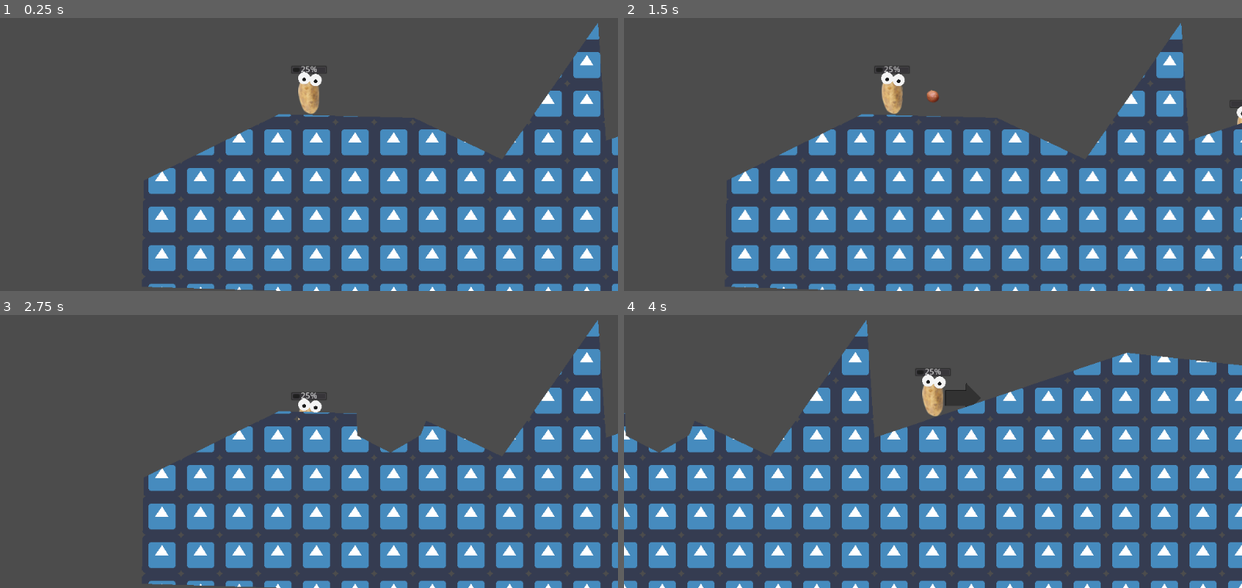
Above: before the commit, frames 1-4 (two rows, left to right).
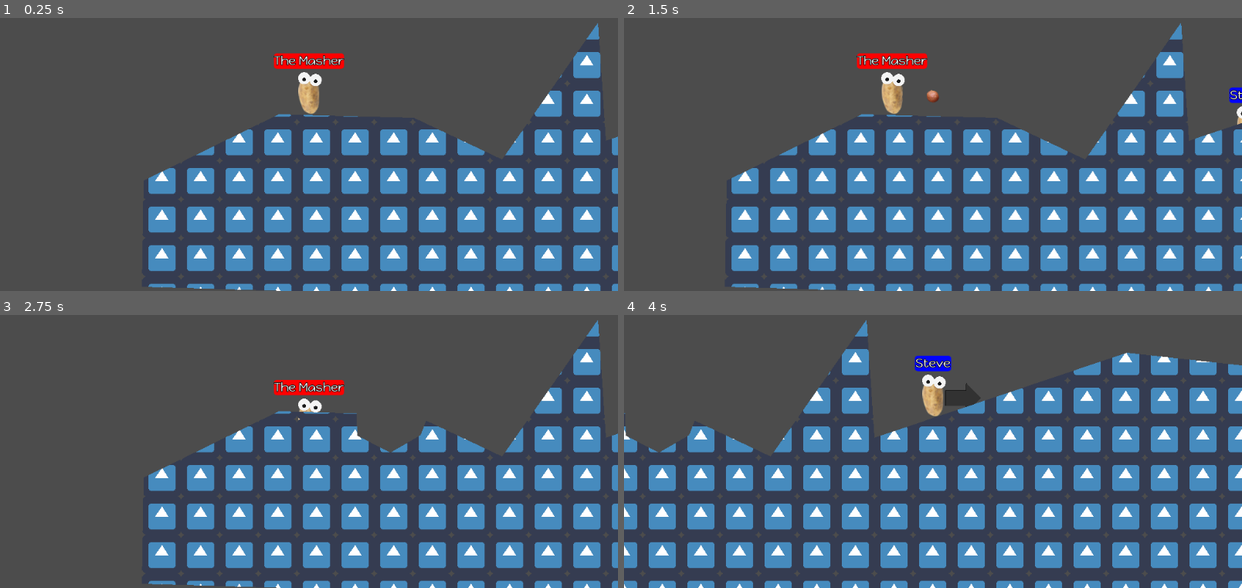
Above: after the commit, the same moments.

Repository: the-g-force/GGJ23
Game: Godot game, scene res://World/World.tscn
The game is run twice, just before and just after one commit, with the same random seed, the same clock (stepped at 60 frames per second) and the same inputs. The engine's default icon, where the game draws it, is replaced by a stand-in: a white triangle on a blue panel in a dark square.
Inputs:
- Up to frame 1 (0.25 s): no input
- Up to frame 2 (1.5 s): tap Enter at 0.5 s; tap Space at 1.25 s
- Up to frame 3 (2.75 s): no input
- Up to frame 4 (4 s): no input

The runs differ from the first frame. In frame 1, 0.7% of the frame differs, in the area x 44-56%, y 12-21%; in frame 2, 0.8%, in the area x 37-100%, y 12-33%; in frame 3, 0.7%; in frame 4, 0.4%.

Commit message:
Add potate name labels

Diff:
--- a/project/Bullet/Bullet.gd
+++ b/project/Bullet/Bullet.gd
@@ -26,7 +26,7 @@
 
 	for object in $Area2D.get_overlapping_areas():
 		if object.has_method("damage"):
-			object.damage(25)
+			object.damage()
 
 	SfxPlayer.play_explosion()
 
--- a/project/Potato/Hurtbox.gd
+++ b/project/Potato/Hurtbox.gd
@@ -1,5 +1,5 @@
 extends Area2D
 
 
-func damage(amount:int)->void:
-	get_parent().damage(amount)
+func damage()->void:
+	get_parent().damage()
--- a/project/Potato/Potato.gd
+++ b/project/Potato/Potato.gd
@@ -31,24 +31,26 @@
 var _velocity := Vector2.ZERO
 var _facing = _Facing.RIGHT
 var _elevation := 0.0
-var _health := 25 # 100
+var spud_name := "" setget _set_name
 
 ## The number of seconds the fire button has been held
 var _hold_duration := 0.0
 
 onready var _weapon_hinge := $WeaponHinge
 onready var _arrow : Sprite = $"%Arrow"
-onready var _health_bar : ProgressBar = $HealthBar
+onready var _name_label : Label = $NameLabel
 onready var _action_prefix := "p%d_" % player_index
 
 
 func _ready():
+	if player_index == 0:
+		_name_label.set("custom_styles/normal", load("res://Resources/Player1StyleBox.tres"))
+	elif player_index == 1:
+		_name_label.set("custom_styles/normal", load("res://Resources/Player2StyleBox.tres"))
 	_set_active(false)
 
 
 func _physics_process(delta:float)->void:
-	_health_bar.value = _health
-
 	_velocity.y += _GRAVITY
 
 	if active:
@@ -113,10 +115,13 @@
 	(_arrow.material as ShaderMaterial).set_shader_param("percent", percent)
 
 
-func damage(amount:int)->void:
-	_health -= amount
-	if _health<=0:
-		emit_signal("died")
+func _set_name(value:String)->void:
+	spud_name = value
+	_name_label.text = spud_name
+
+
+func damage()->void:
+	emit_signal("died")
 
 
 func bury()->void:
--- a/project/Potato/Potato.tscn
+++ b/project/Potato/Potato.tscn
@@ -1,10 +1,11 @@
-[gd_scene load_steps=10 format=2]
+[gd_scene load_steps=11 format=2]
 
 [ext_resource path="res://Potato/Potato.gd" type="Script" id=1]
 [ext_resource path="res://Potato/arrow.png" type="Texture" id=2]
 [ext_resource path="res://Potato/russet.png" type="Texture" id=3]
 [ext_resource path="res://Potato/Eye.tscn" type="PackedScene" id=4]
 [ext_resource path="res://Potato/Hurtbox.gd" type="Script" id=5]
+[ext_resource path="res://Resources/font.tres" type="DynamicFont" id=6]
 
 [sub_resource type="CapsuleShape2D" id=4]
 radius = 17.0
@@ -68,11 +69,15 @@
 position = Vector2( 50, 0 )
 texture = ExtResource( 2 )
 
-[node name="HealthBar" type="ProgressBar" parent="."]
+[node name="NameLabel" type="Label" parent="."]
 margin_left = -30.0
-margin_top = -50.0
+margin_top = -59.0
 margin_right = 30.0
-margin_bottom = -36.0
+margin_bottom = -45.0
+grow_horizontal = 2
+grow_vertical = 0
+custom_fonts/font = ExtResource( 6 )
+align = 1
 
 [node name="Sprite" type="Sprite" parent="."]
 texture = ExtResource( 3 )
--- /dev/null
+++ b/project/Resources/Player1StyleBox.tres
@@ -0,0 +1,8 @@
+[gd_resource type="StyleBoxFlat" format=2]
+
+[resource]
+bg_color = Color( 1, 0, 0, 1 )
+corner_radius_top_left = 5
+corner_radius_top_right = 5
+corner_radius_bottom_right = 5
+corner_radius_bottom_left = 5
--- /dev/null
+++ b/project/Resources/Player2StyleBox.tres
@@ -0,0 +1,8 @@
+[gd_resource type="StyleBoxFlat" format=2]
+
+[resource]
+bg_color = Color( 0, 0.0156863, 1, 1 )
+corner_radius_top_left = 5
+corner_radius_top_right = 5
+corner_radius_bottom_right = 5
+corner_radius_bottom_left = 5
--- /dev/null
+++ b/project/Resources/font.tres
@@ -0,0 +1,9 @@
+[gd_resource type="DynamicFont" load_steps=2 format=2]
+
+[ext_resource path="res://Resources/HappyMonkey-Regular.ttf" type="DynamicFontData" id=1]
+
+[resource]
+size = 20
+outline_size = 1
+outline_color = Color( 0, 0, 0, 1 )
+font_data = ExtResource( 1 )
--- a/project/World/World.gd
+++ b/project/World/World.gd
@@ -2,6 +2,11 @@
 
 
 export var camera_move_speed := 100.0
+
+var potato_names := [
+	"Steve",
+	"The Masher",
+]
 
 var _active_potato : Node2D
 
@@ -25,6 +30,8 @@
 	for player_list in _player_potatoes:
 		for potato in player_list:
 			potato.connect("died", self, "_on_Potato_died", [potato])
+			potato.spud_name = potato_names[randi()%potato_names.size()]
+			potato_names.erase(potato.spud_name)
 			if potato != _active_potato:
 				potato.bury()
 
Binary file added: project/Resources/HappyMonkey-Regular.ttf
Not shown, added: OFL.txt
